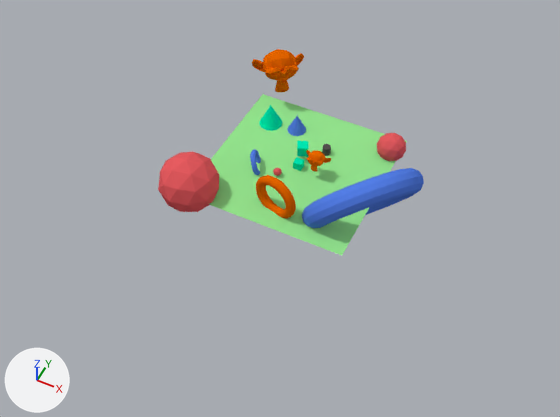
One commit to the Blender file res/models/scene/scene.blend: the scene before it, then after it.
Both versions are drawn from a 50 mm lens placed at (54.6, -119.0, 131.5), pointed at (-0.2, -9.4, -5.5). The lights are fixed; the arrows at lower left show +X, +Y and +Z.
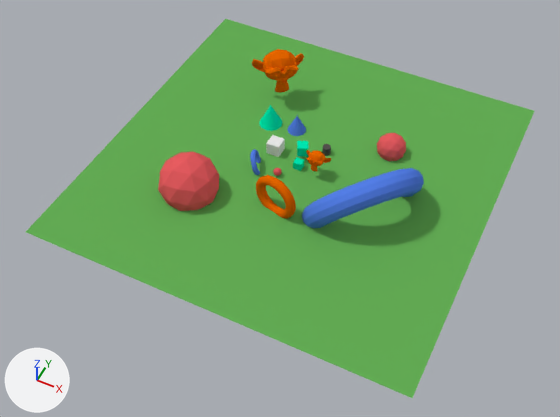
What differs and where, as boxes [x1, y1, x2, y2] in the pictures (560 x 417 px):
'Ground', added (green)
    after: [26, 19, 534, 398]
'Grid', deleted (green)
    before: [209, 94, 407, 255]
'Cube.002', added
    after: [266, 135, 285, 157]

What changed in the scene script:
```text
Add mat_ground:
    mat_ground = diffuse_material('Ground')
    mat_ground.base_color = (0.127, 0.42, 0.0906)  # green #64ad55
Add mat_material:
    mat_material = diffuse_material('Material')
    mat_material.base_color = (0.8, 0.8, 0.8)  # white #e7e7e7
Add me_ground:
    me_ground.from_pydata([(-75.0, -75.0, 0.0), (75.0, -75.0, 0.0), (-75.0, 75.0, 0.0), (75.0, 75.0, 0.0)], [], [(0, 1, 3, 2)])
    me_ground.materials.append(mat_ground)  # its picture is missing
Add me_cube_001:
    me_cube_001.from_pydata(...)  # a box spanning x -1.0..1.0, y -1.0..1.0, z -1.0..1.0
    me_cube_001.materials.append(mat_material)  # its picture is missing
Remove ob_grid:
    ob_grid = bpy.data.objects.new('Grid', me_grid)
    ob_grid.location = (0.0, 0.0, 0.0)
    ob_grid.scale = (20.0, 20.0, 20.0)
Add ob_ground:
    ob_ground = bpy.data.objects.new('Ground', me_ground)
    ob_ground.location = (0.0, 0.0, 0.0)
    ob_ground.scale = (0.603, 0.603, 0.603)
Add ob_cube_002:
    ob_cube_002 = bpy.data.objects.new('Cube.002', me_cube_001)
    ob_cube_002.location = (-7.4, 2.5, 1.7)
    ob_cube_002.scale = (1.64, 1.64, 1.64)
```
